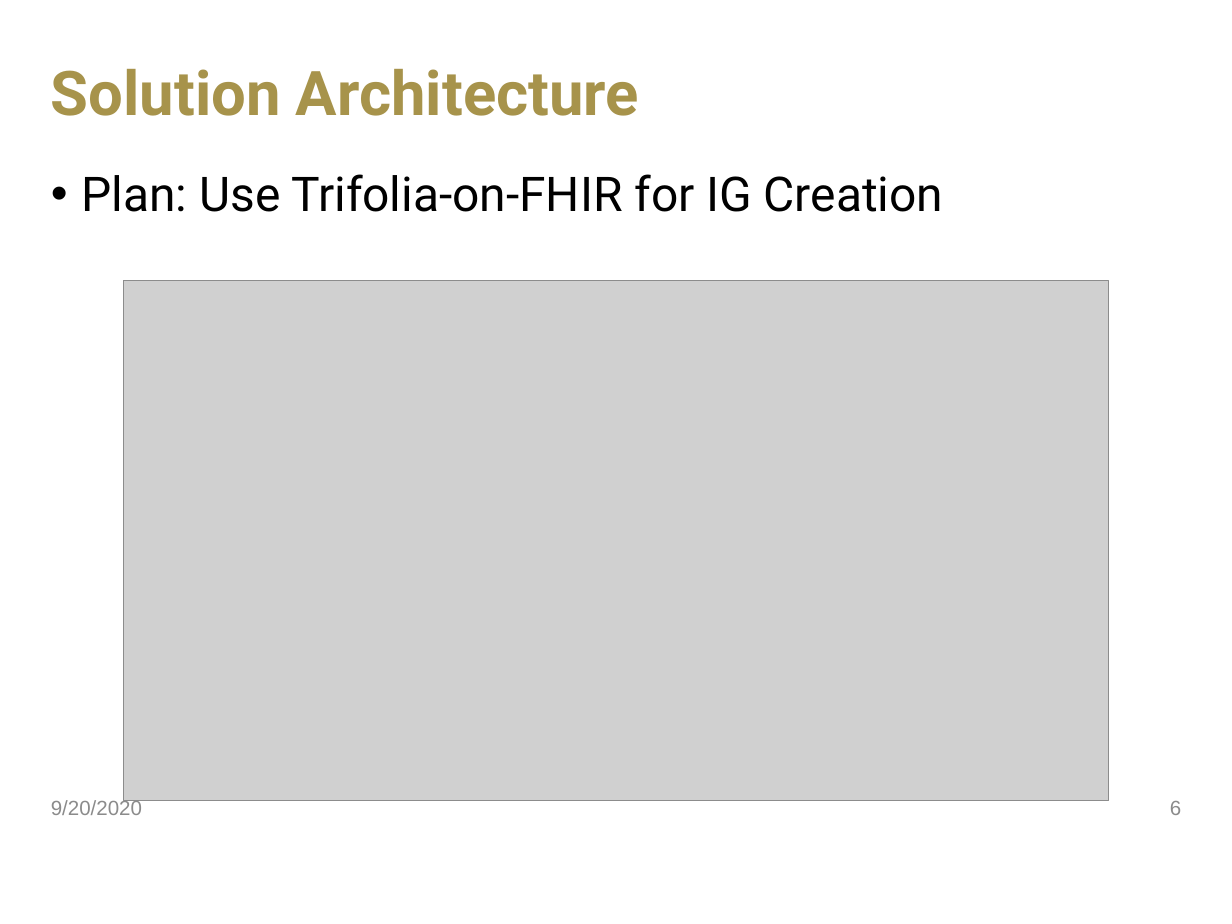
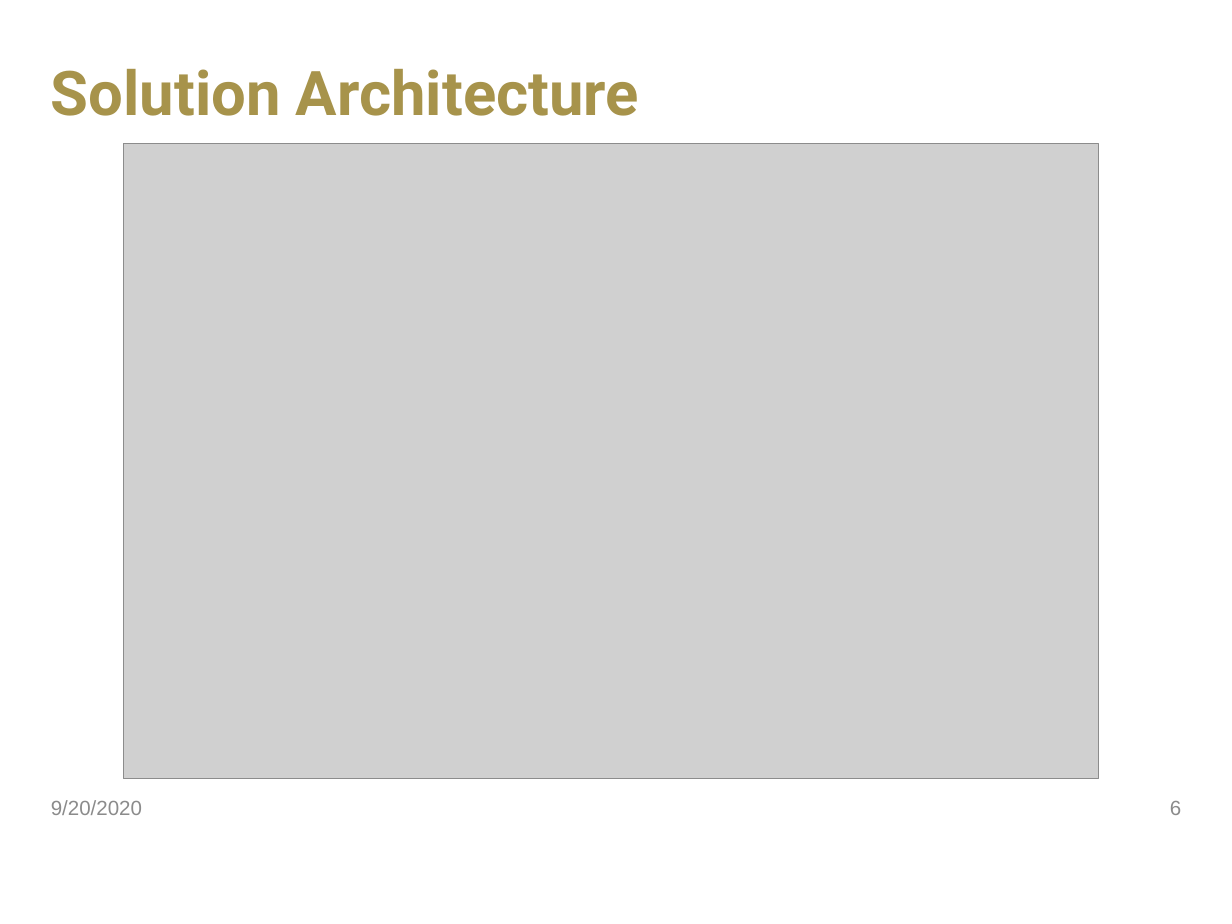
Before and after one commit to jdavis470/National-Firefighter-Registry, a slide deck: slide 6 of Team 55 Project Plan.pptx. Drawn at 1232x924 pixels with LibreOffice and Linux fonts; fonts in the diff are those of the drawing; grey boxes stand for pictures; background and template pictures are left out. Boxes give left, top, right and bottom in pixels: in the first picture for what was removed or moved away, otherwise in the second. Text is boxed around its words. In the diff, an @@ line names an element or a change of style, - is before the commit and + after.

```diff
--- a/Team 55 Project Plan.pptx
+++ b/Team 55 Project Plan.pptx
@@ picture: place and size @@
-picture at bbox=[123, 281, 1109, 801]
+picture at bbox=[123, 144, 1099, 779]
@@ text removed at bbox=[82, 174, 943, 212] @@
-• Plan: Use Trifolia-on-FHIR for IG Creation
```
Also in this commit, not shown: 4 other slides changed, 5 slides removed.
